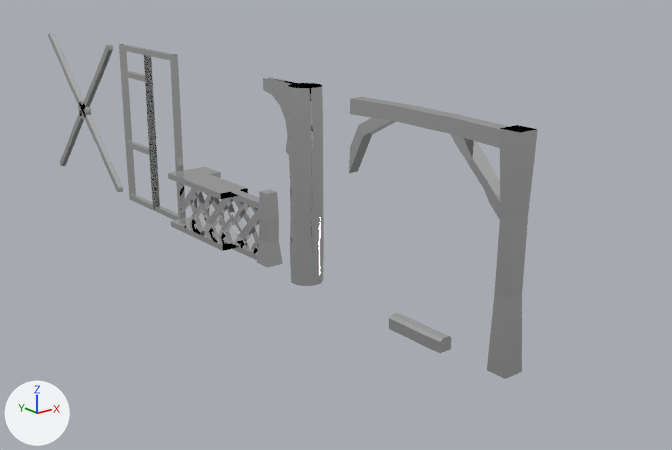
An edit to the FBX model Assets/Art/Models/Environment/Architecture/Support Beams & Pillars.fbx, drawn before and after from the same camera.
The view is the same before and after, from a camera (50 mm lens) standing at (-27.06, -7.79, 5.1) and looking at (-17.81, 3.78, 0.47). Arrows for +X, +Y and +Z are at lower left; the lights stay in place. Where no turn or scale is listed for an object, it has been applied to the vertices.

In view in the first picture: 'Banister', 'BanisterWide', 'BanisterWideCorner', 'PillarWood', 'SupportBeamAttachmentArched', 'SupportBeamAttachmentStraight', 'SupportBeamHorizontal', 'SupportBeamVertical', 'SupportBeamVertical.001', 'WallWoodBracer', 'WallWoodBracerCross', 'WallWoodBracerWindow'.
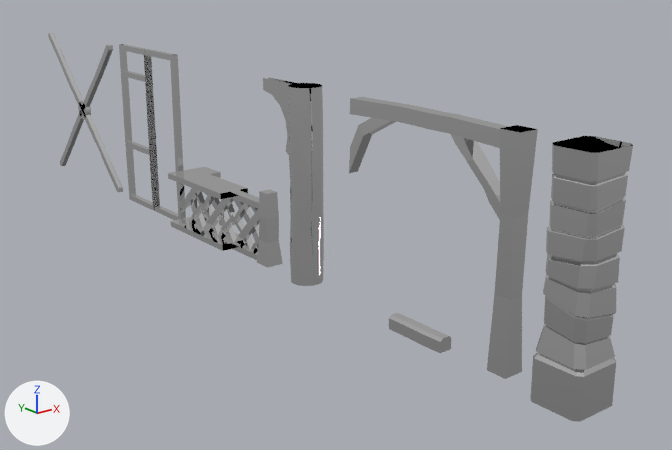
The change, as a diff of the scene's bpy script:
```diff
--- a/Assets/Art/Models/Environment/Architecture/Support Beams & Pillars.fbx.py
+++ b/Assets/Art/Models/Environment/Architecture/Support Beams & Pillars.fbx.py
@@ me_pillarstone @@
+me_pillarstone.from_pydata(...)  # 280 vertices, 272 faces; spans x -0.36..0.36, y -0.35..0.35, z 0.0..3.0
+me_pillarstone.materials.append(mat_imphenziapixpal)  # its picture is missing
@@ ob_pillarstone @@
+ob_pillarstone = bpy.data.objects.new('PillarStone', me_pillarstone)
+ob_pillarstone.location = (-19.0, -2.0, 0.0)
```

Changed parts and their boxes [x1, y1, x2, y2] in the pictures (672 x 450 px):
'PillarStone', added: after [530, 136, 633, 422]
